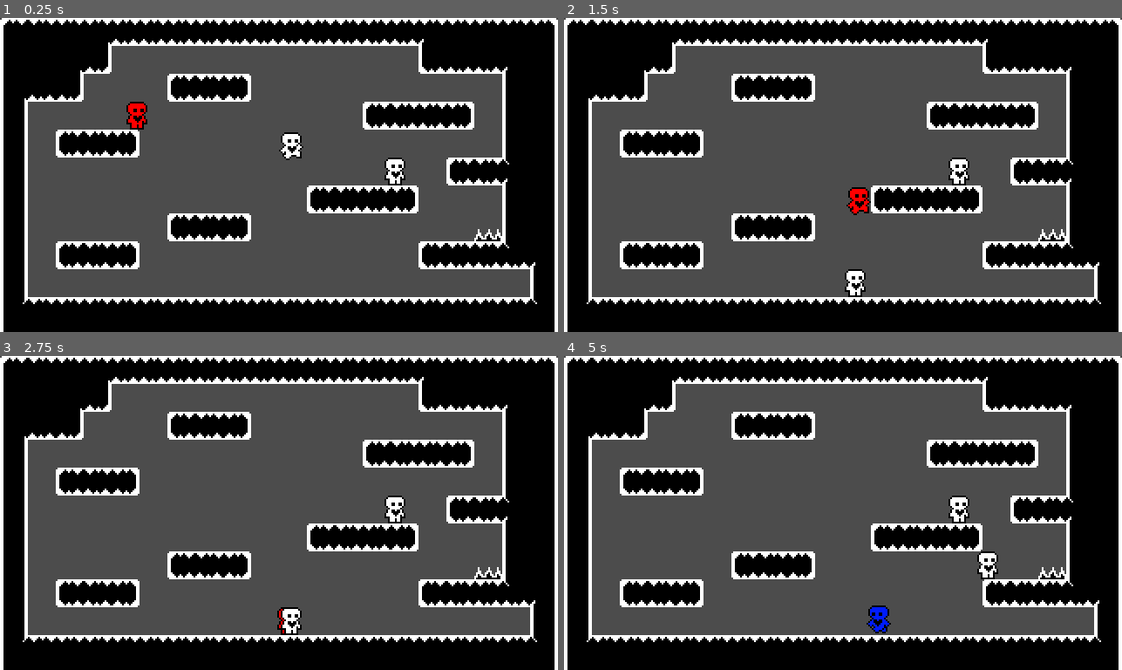
Above: before the commit, frames 1-4 (two rows, left to right).
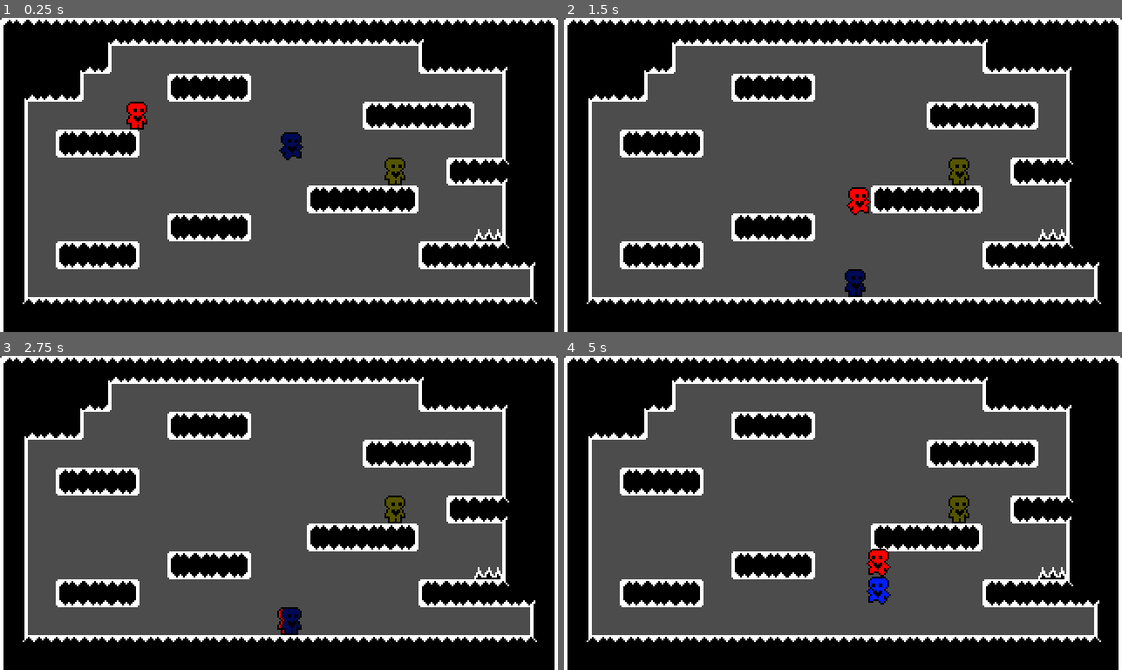
Above: after the commit, the same moments.

Repository: MarianZuska/stack-em-up
Game: Godot game, scene res://BrutenisTestRoom.tscn
The game is run twice, just before and just after one commit, with the same random seed, the same clock (stepped at 60 frames per second) and the same inputs.
Inputs:
- Up to frame 1 (0.25 s): no input
- Up to frame 2 (1.5 s): hold D (right) from 0.53 s (still down); tap E (merge_characters) at 0.6 s; tap W (up) at 0.77, 1.07 s; tap Q (unmerge_characters) at 0.8, 1.35 s
- Up to frame 3 (2.75 s): tap W (up) at 1.52, 1.55, 1.82 s; release D (right) at 2.03 s; hold A (left) from 2.03 s (still down); hold W (up) from 2.03 s (still down); tap E (merge_characters) at 2.3 s
- Up to frame 4 (5 s): release A (left) at 2.78 s; release W (up) at 2.78 s; hold D (right) 2.78-4.28 s; tap E (merge_characters) at 2.85, 4.55 s; tap W (up) at 3.02, 3.32, 4.52, 4.82 s; tap Q (unmerge_characters) at 3.05, 4.35 s; hold W (up) 3.53-4.28 s; tap Tab (swap_character) at 3.6 s; hold A (left) from 4.28 s (still down)

The runs differ from the first frame. In frame 1, 0.3% of the frame differs, in the area x 50-73%, y 36-53%; in frame 2, 0.3%; in frame 3, 0.3%; in frame 4, 1.3%, in the area x 54-78%, y 45-89%.
Error after the commit: Invalid operands 'String' and 'int' in operator '/'. (res://Player.gd:59)

Commit message:
Fixed stack overflow bug

Diff:
--- a/Player.gd
+++ b/Player.gd
@@ -56,7 +56,9 @@
 	if is_controlled:
 		sprite.modulate = parent.player_color
 	else:
-		sprite.modulate = Color(1, 1, 1)
+		var c = parent.player_color / 3
+		c[3] = 1
+		sprite.modulate = c
 
 	if can_move:
 		if is_controlled:
--- a/Player.tscn
+++ b/Player.tscn
@@ -73,7 +73,9 @@
 [node name="PlayerRoot" type="Node2D"]
 script = ExtResource( 3 )
 
-[node name="Player" type="KinematicBody2D" parent="."]
+[node name="Player" type="KinematicBody2D" parent="." groups=[
+"Player",
+]]
 collision_mask = 2147483648
 script = ExtResource( 2 )
 
--- a/PlayerController.gd
+++ b/PlayerController.gd
@@ -25,15 +25,17 @@
 	return abs(p1.get_global_position().distance_to(p2.get_global_position()))
 
 func stack_on_player(curr_player):
-	for other_player in get_players(false):
-		if dist(curr_player, other_player) < 20:
-			var other_player_tree = get_player_tree(other_player)
-			var curr_player_tree = get_player_tree(curr_player)
-			if not(curr_player in other_player_tree) and not(other_player in curr_player_tree):
-				other_player.set("can_move", false)
-				get_collision_shape(other_player).disabled = true
-				curr_player_tree[-1].player_on_top = other_player
-				resize_collision_shape(other_player)
+	for other_player in get_players():
+		if curr_player != other_player and find_which_player_is_stacked_below(other_player) == null:
+			if dist(curr_player, other_player) < 20:
+				var other_player_tree = get_player_tree(other_player)
+				var curr_player_tree = get_player_tree(curr_player)
+				if not(curr_player in other_player_tree) and not(other_player in curr_player_tree):
+					other_player.set("can_move", false)
+					get_collision_shape(other_player).disabled = true
+					curr_player_tree[-1].player_on_top = other_player
+					resize_collision_shape(other_player)
+					break
 	resize_collision_shape(curr_player)
 
 func unstack_for_player(curr_player):
@@ -45,7 +47,7 @@
 		get_collision_shape(player).disabled = false
 		curr_player.player_on_top = null
 		resize_collision_shape(player)
-	resize_collision_shape(curr_player)
+		resize_collision_shape(curr_player)
 
 func get_collision_shape(for_player):
 	return for_player.get_child(1)
